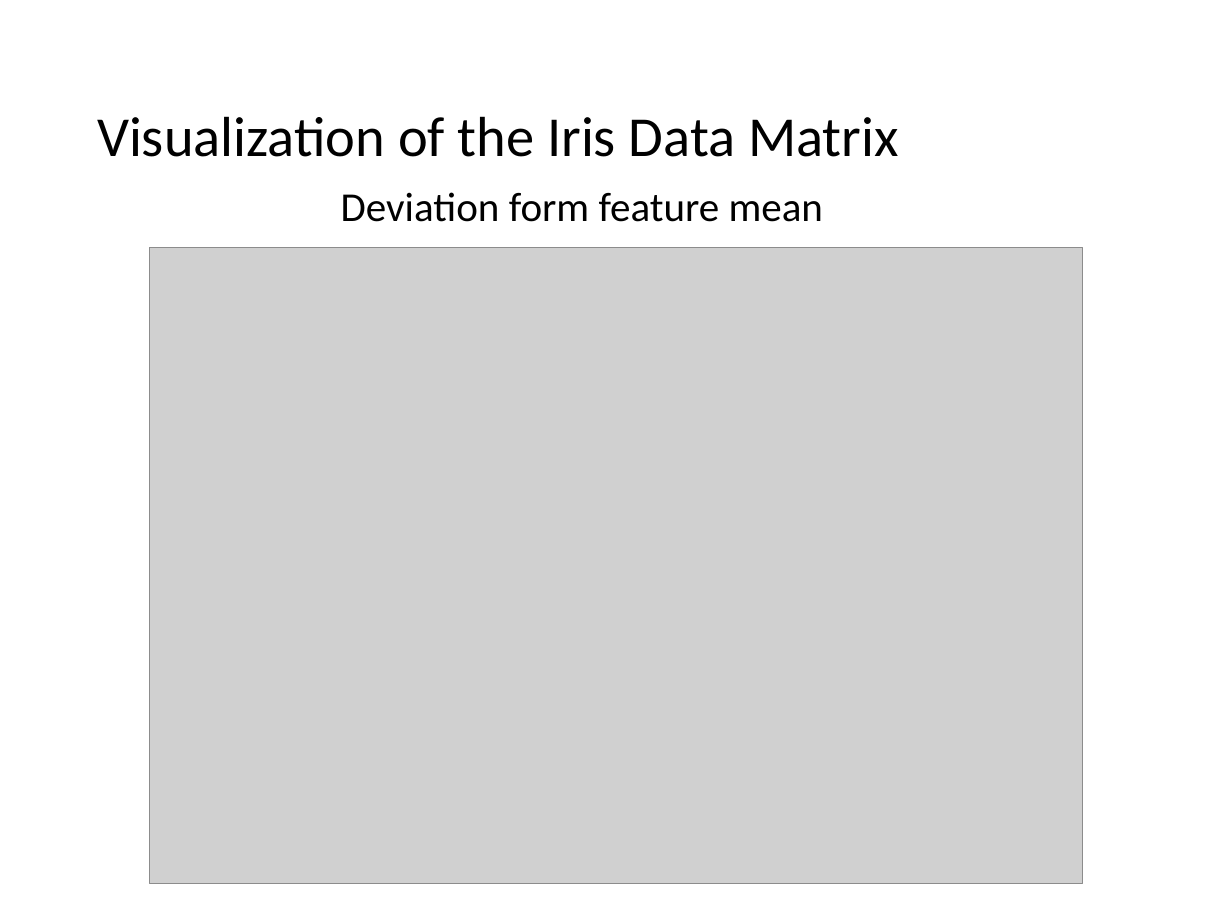
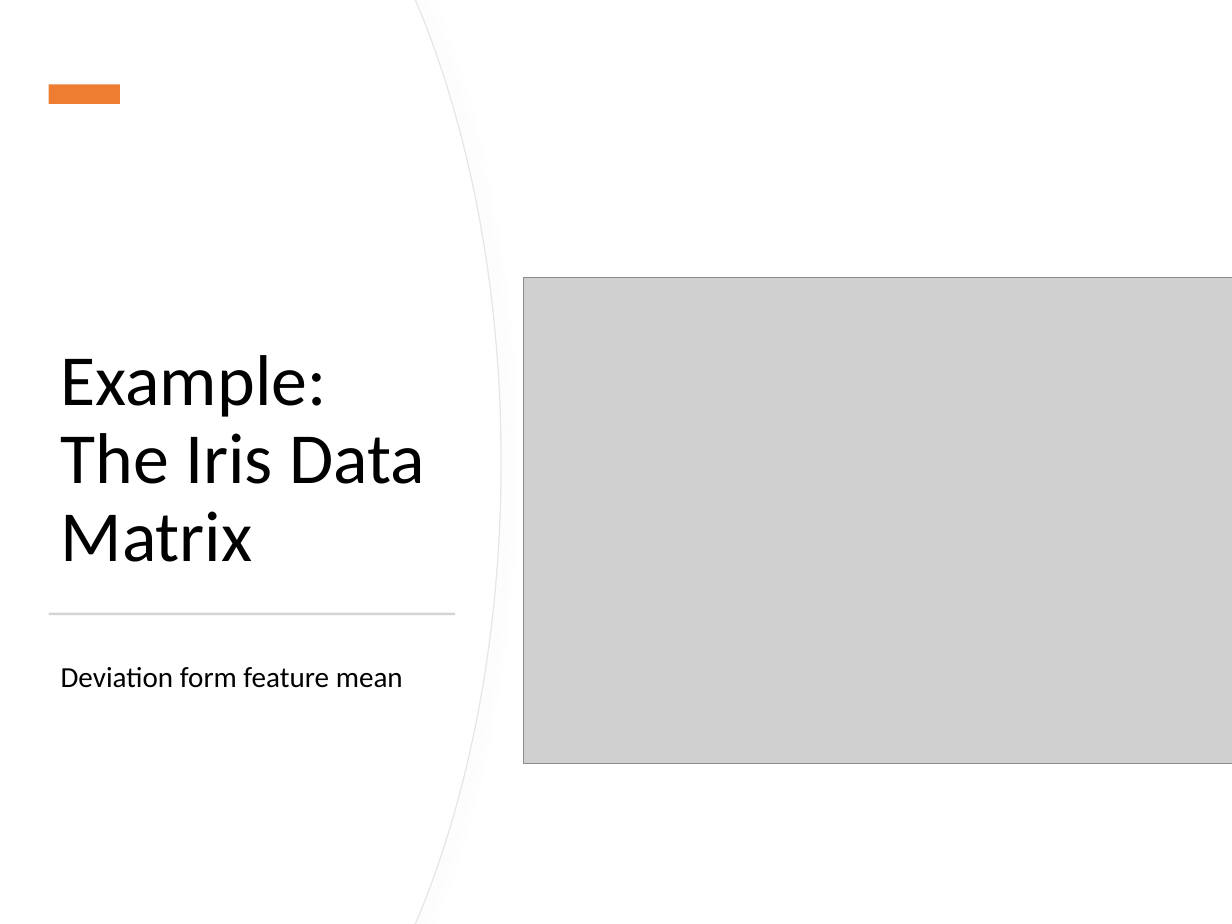
Before and after one commit to mhahsler/Introduction_to_Data_Mining_R_Examples, a slide deck: slide 35 of slides/chap2_exploration.pptx (slide 32 before the commit). Drawn at 1232x924 pixels with LibreOffice and Linux fonts; fonts in the diff are those of the drawing; grey boxes stand for pictures. Boxes give left, top, right and bottom in pixels: in the first picture for what was removed or moved away, otherwise in the second. Text is boxed around its words. In the diff, an @@ line names an element or a change of style, - is before the commit and + after.

```diff
--- a/slides/chap2_exploration.pptx
+++ b/slides/chap2_exploration.pptx
@@ freeform shape added at (0, 0, 501, 924), fill #FFFFFF, outline #E6E6E6 0.75 pt @@
@@ freeform shape added at (0, 0, 500, 924), fill #FFFFFF @@
@@ rectangle added at (48, 85, 120, 105), fill #ED7D31 @@
@@ title "Example: The Iris Data Matrix" at (61, 355, 425, 562): vertical alignment middle to bottom @@
@@ picture: place and size @@
-picture at (149, 248, 1082, 883)
+picture at (524, 277, 1232, 764)
@@ title at (61, 355, 425, 562): text changed; size 33 to 42 pt @@
-Visualization of the Iris Data Matrix
+Example: The Iris Data Matrix
@@ rectangle added at (48, 612, 455, 615), fill #D5D5D5 @@
@@ text "Deviation form feature mean": place and size @@
-text "Deviation form feature mean" at (341, 192, 823, 222)
+text "Deviation form feature mean" at (61, 667, 403, 688)
@@ text "Deviation form feature mean" at (61, 667, 403, 688): size 24 to 17 pt; line spacing 1 to 0.9; more space between paragraphs @@
```
Also in this commit, not shown: 21 other slides changed, 3 slides added, 2 other files.
